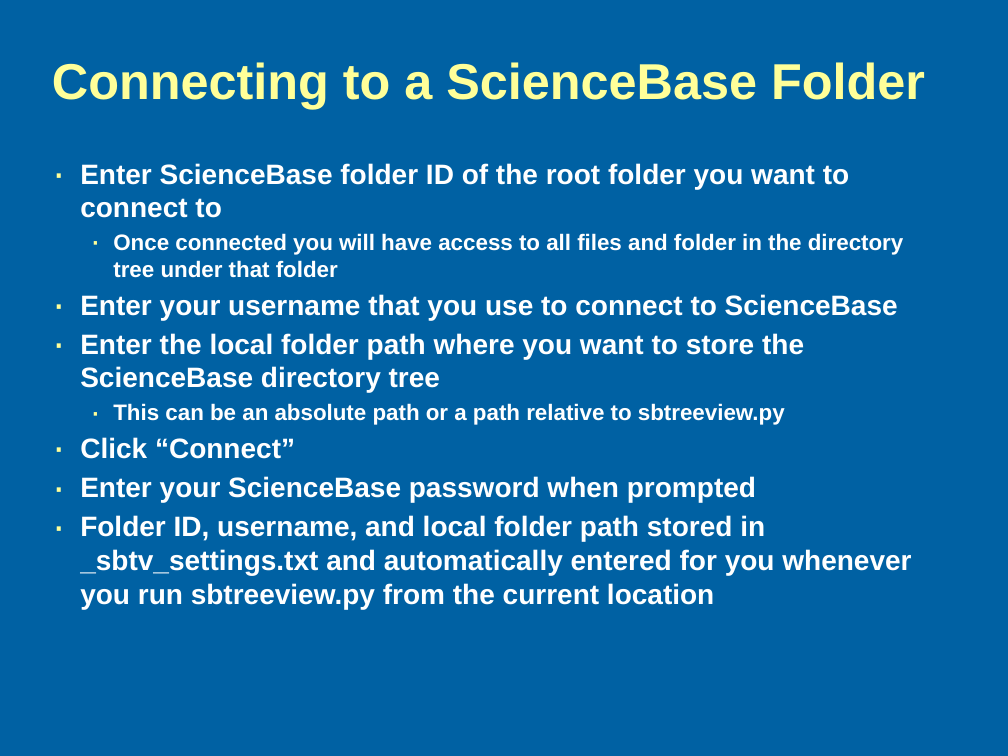
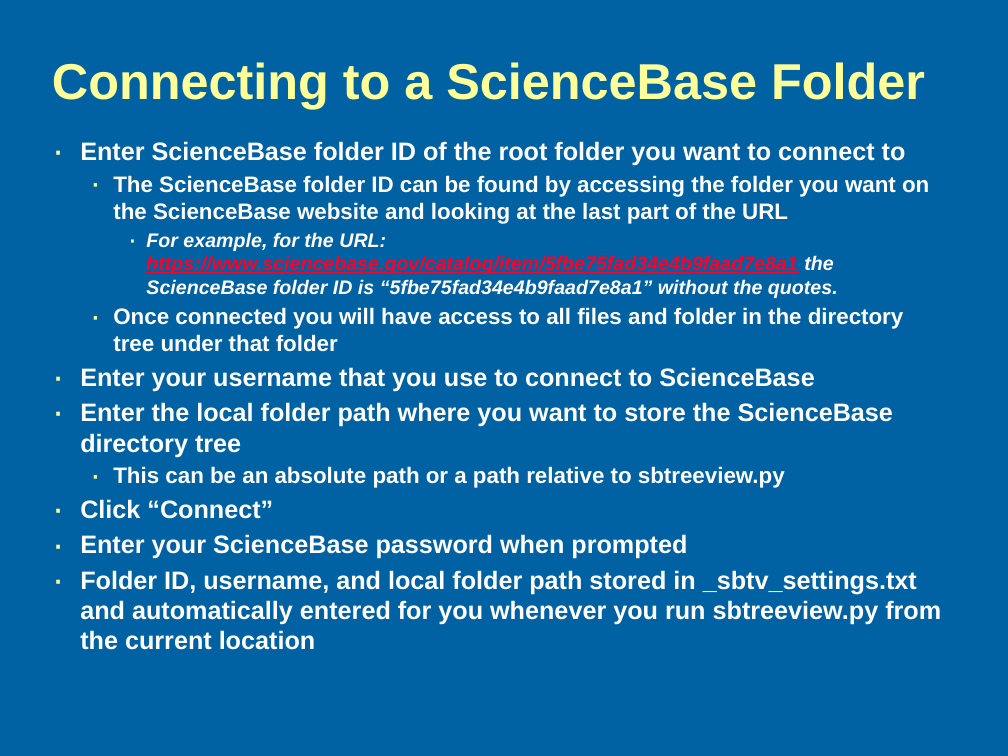
Before and after one commit to galengorski/CAWSC_WaterUse, a slide deck: slide 5 of etc/sciencebase/SBSync_Demo.pptx. Drawn at 1008x756 pixels with LibreOffice and Linux fonts; fonts in the diff are those of the drawing; background and template pictures are left out. Boxes give left, top, right and bottom in pixels: in the first picture for what was removed or moved away, otherwise in the second. Text is boxed around its words. In the diff, an @@ line names an element or a change of style, - is before the commit and + after.

Commit message:
Demo update to clarify ScienceBase IDs

```diff
--- a/etc/sciencebase/SBSync_Demo.pptx
+++ b/etc/sciencebase/SBSync_Demo.pptx
@@ text "Enter ScienceBase folder ID of ..." moved from (x1=80, y1=163, x2=911, y2=609) to (x1=80, y1=141, x2=941, y2=625) @@
@@ text at (x1=80, y1=141, x2=941, y2=625): size 20 to 18 pt in "Enter ScienceBase folder ID of the root ...", "Enter your username that you use to ...", "Enter the local folder path where you ...", "Click “Connect”" and 2 more places @@
@@ text at (x1=113, y1=175, x2=929, y2=298): paragraphs added @@
+  · The ScienceBase folder ID can be found by accessing the folder you want on the ScienceBase website and looking at the last part of the URL
+    · For example, for the URL: https://www.sciencebase.gov/catalog/item/5fbe75fad34e4b9faad7e8a1 the ScienceBase folder ID is “5fbe75fad34e4b9faad7e8a1” without the quotes.
```
